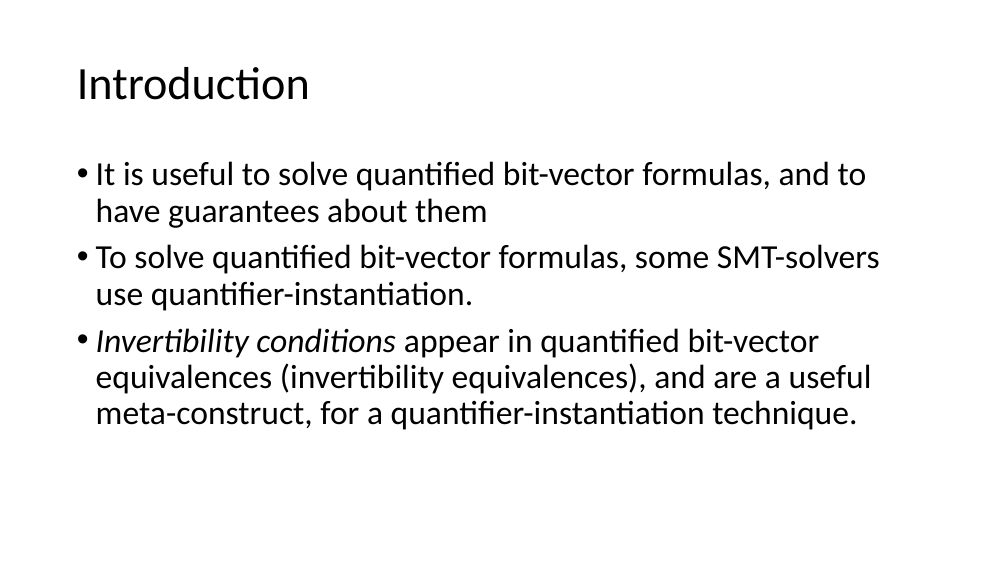
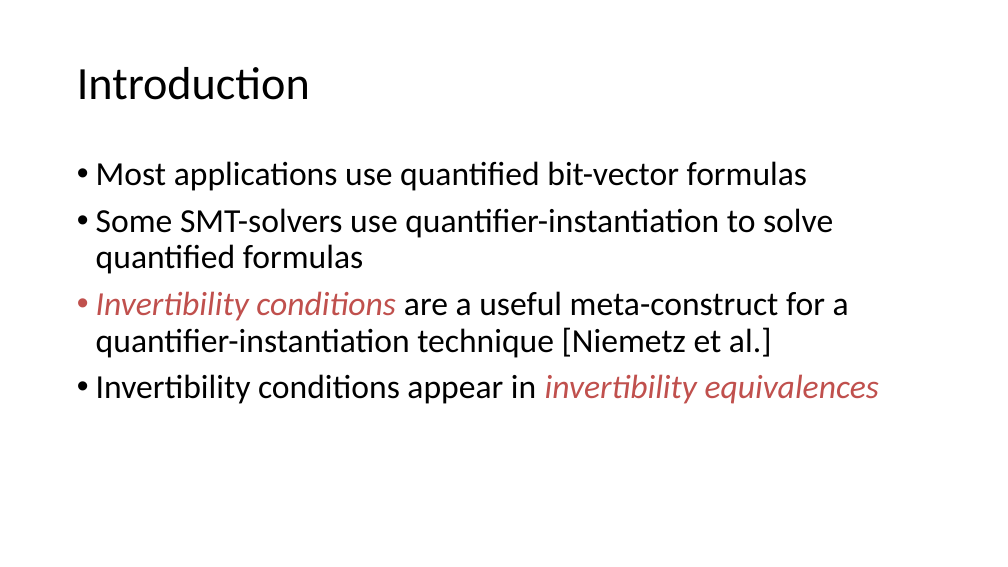
Before and after one commit to arjunvish/pxtp2019presentation, a slide deck: slide 3 of Presentation.pptx. Drawn at 1008x567 pixels with LibreOffice and Linux fonts; fonts in the diff are those of the drawing. Boxes give left, top, right and bottom in pixels: in the first picture for what was removed or moved away, otherwise in the second. Text is boxed around its words. In the diff, an @@ line names an element or a change of style, - is before the commit and + after.

```diff
--- a/Presentation.pptx
+++ b/Presentation.pptx
@@ text at <box>96,161,879,404</box>: text changed @@
-• It is useful to solve quantified bit-vector formulas, and to have guarantees about them
-• To solve quantified bit-vector formulas, some SMT-solvers use quantifier-instantiation.
-• Invertibility conditions appear in quantified bit-vector equivalences (invertibility equivalences), and are a useful meta-construct, for a quantifier-instantiation technique.
+• Most applications use quantified bit-vector formulas
+• Some SMT-solvers use quantifier-instantiation to solve quantified formulas
+• Invertibility conditions are a useful meta-construct for a quantifier-instantiation technique [Niemetz et al.]
+• Invertibility conditions appear in invertibility equivalences
```
Also in this commit, not shown: 10 other slides changed, 1 slide added, 1 slide removed.
